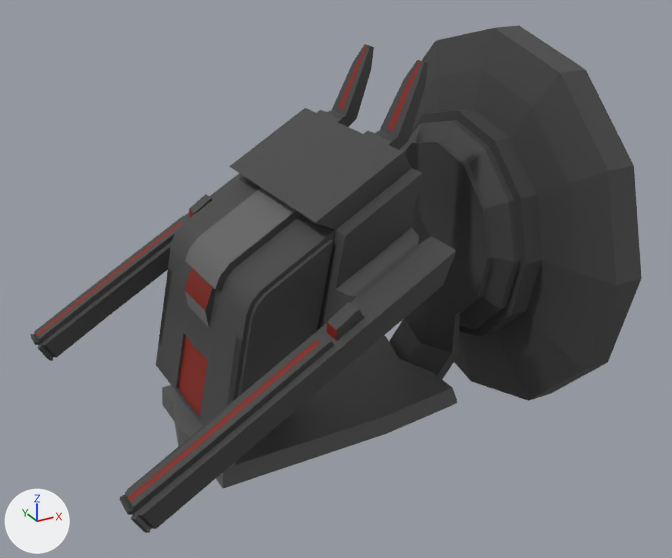
Two versions of the FBX model Assets/Modelos nivel 3/Torreta.fbx, one commit apart.
Before and after are seen from a 50 mm camera at (-5.45, -3.09, 17.65) aimed at (-2.33, 2.57, 14.82). Lighting does not change. The marker at lower left points along +X, +Y and +Z. Where no turn or scale is listed for an object, it has been applied to the vertices.
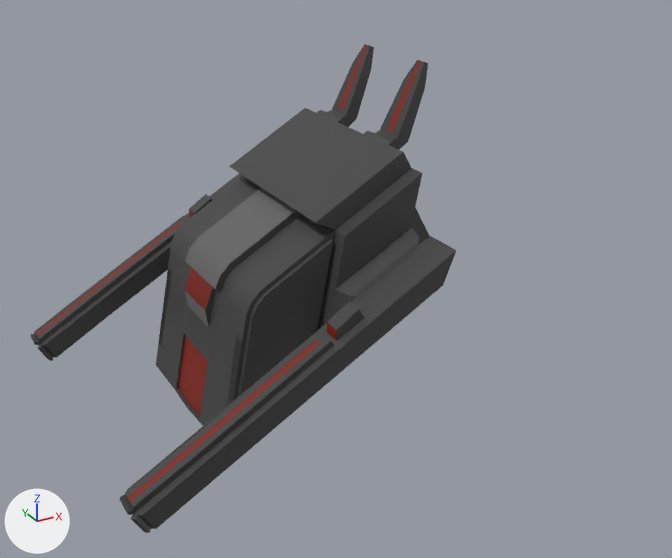
Location of each change, (x1, y1, x2, y2) in pixels of the pictures (672 x 558 px):
'Cylinder', deleted (black): before (162, 25, 642, 488)

What changed in the scene script:
```text
Remove ob_cylinder:
    ob_cylinder = bpy.data.objects.new('Cylinder', me_cylinder_001)
    ob_cylinder.location = (-1.538, 2.75, 14.576)
```
